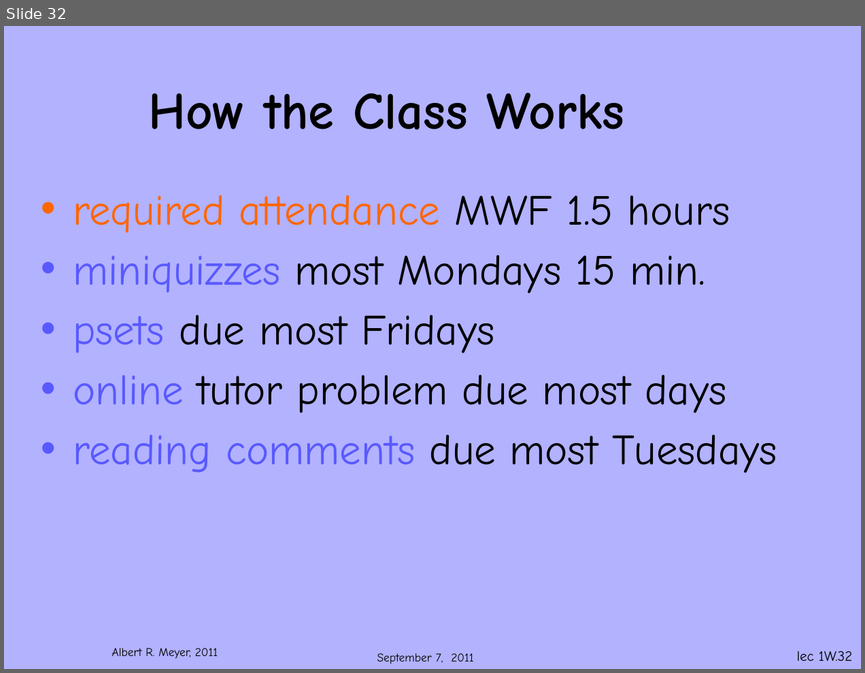
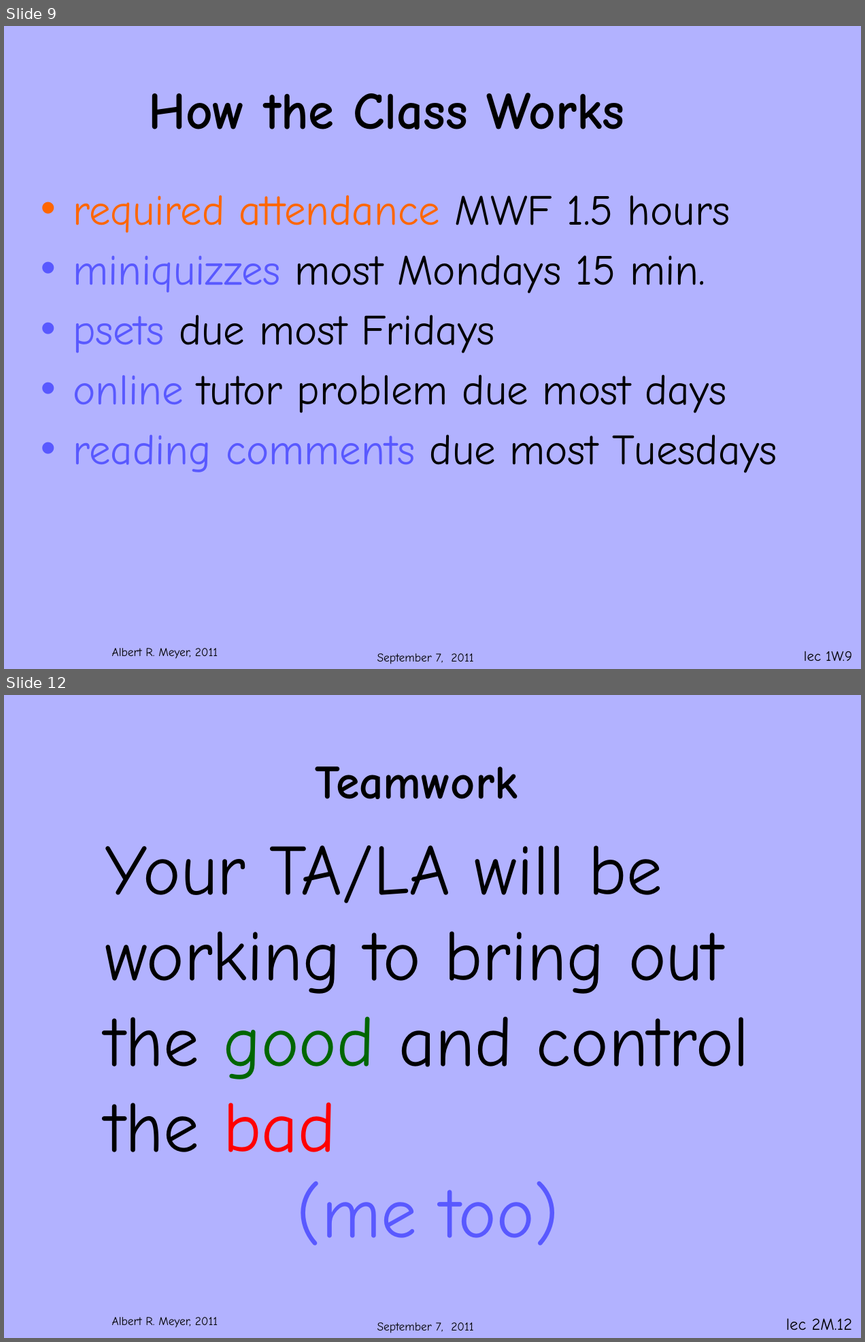
Before and after one commit to armeyer/mcs_web, a slide deck: fall11/slidesF11/slides1w.pptx. Shown one above the other, each under a label of ours: slide 32 before the commit, slides 9 and 12 after it; the slides between them are not shown. The pictures are 865x673 and 865x1342 pixels, drawn with LibreOffice and Linux fonts; fonts in the diff are those of the drawing; background and template pictures are left out. Boxes give left, top, right and bottom in pixels: in the first picture for what was removed or moved away, otherwise in the second. Text is boxed around its words. In the diff, an @@ line names an element or a change of style, - is before the commit and + after.

```diff
--- a/fall11/slidesF11/slides1w.pptx
+++ b/fall11/slidesF11/slides1w.pptx
@@ slide 12 added at [4,695,861,1338], background #B2B2FF; not listed: 2 template elements that a slide beside it also shows @@
@@ title added at [315,766,517,799], 40 pt, text #000000, bold @@
+Teamwork
@@ text added at [105,845,749,1245], 60 pt, text #000000 @@
+Your TA/LA will be working to bring out the good and control the bad
+(me too)
@@ page number added at [786,1318,853,1329], 14 pt, text #000000 @@
+lec 2M.12
@@ what was slide 32 is now slide 9 @@
@@ page number at [804,651,852,660]: text changed @@
-lec 1W.32
+lec 1W.9
```
Also in this commit, not shown: 2 other slides added, 2 other files.
